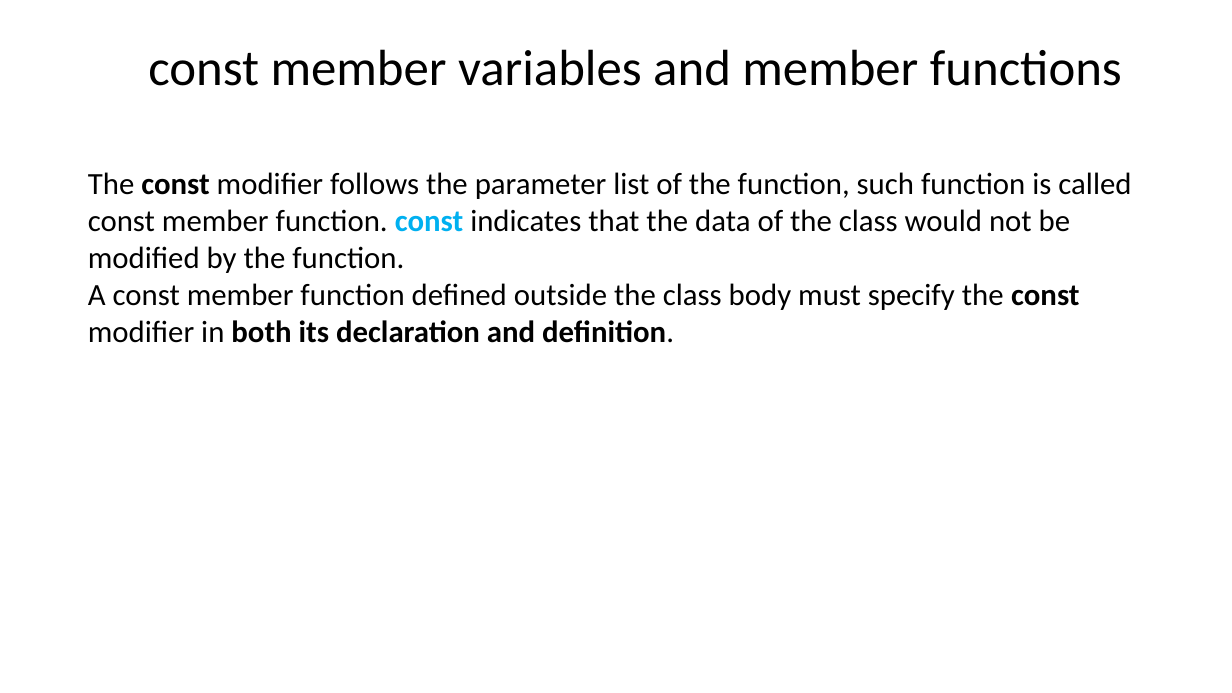
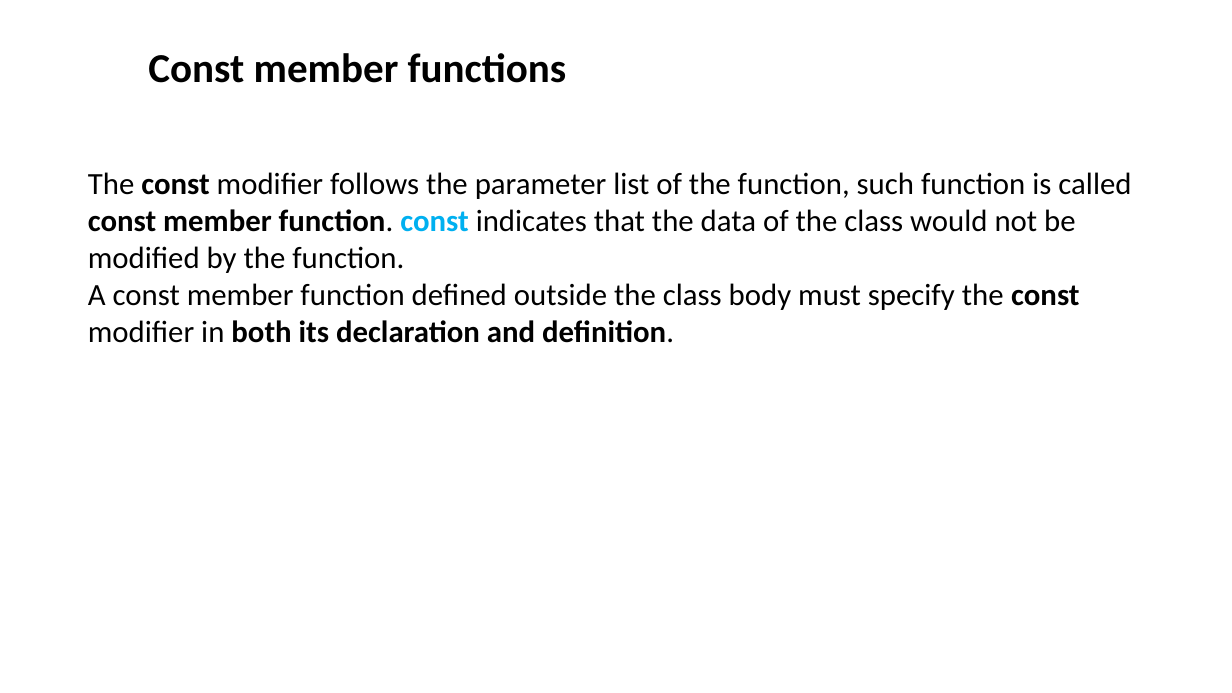
Before and after one commit to ShiqiYu/CPP, a slide deck: slide 14 of week09/Lab09.pptx (slide 13 before the commit). Drawn at 1232x693 pixels with LibreOffice and Linux fonts; fonts in the diff are those of the drawing; background and template pictures are left out. Boxes give left, top, right and bottom in pixels: in the first picture for what was removed or moved away, otherwise in the second. Text is boxed around its words. In the diff, an @@ line names an element or a change of style, - is before the commit and + after.

```diff
--- a/week09/Lab09.pptx
+++ b/week09/Lab09.pptx
@@ title at (148,53,567,83): text changed; size 39.6 to 32 pt; bold on @@
-const member variables and member functions
+Const member functions
@@ text at (88,172,1131,273): bold on in "const member function." @@
```
Also in this commit, not shown: 14 other slides changed, 2 slides added, 2 slides removed, 1 other file.
